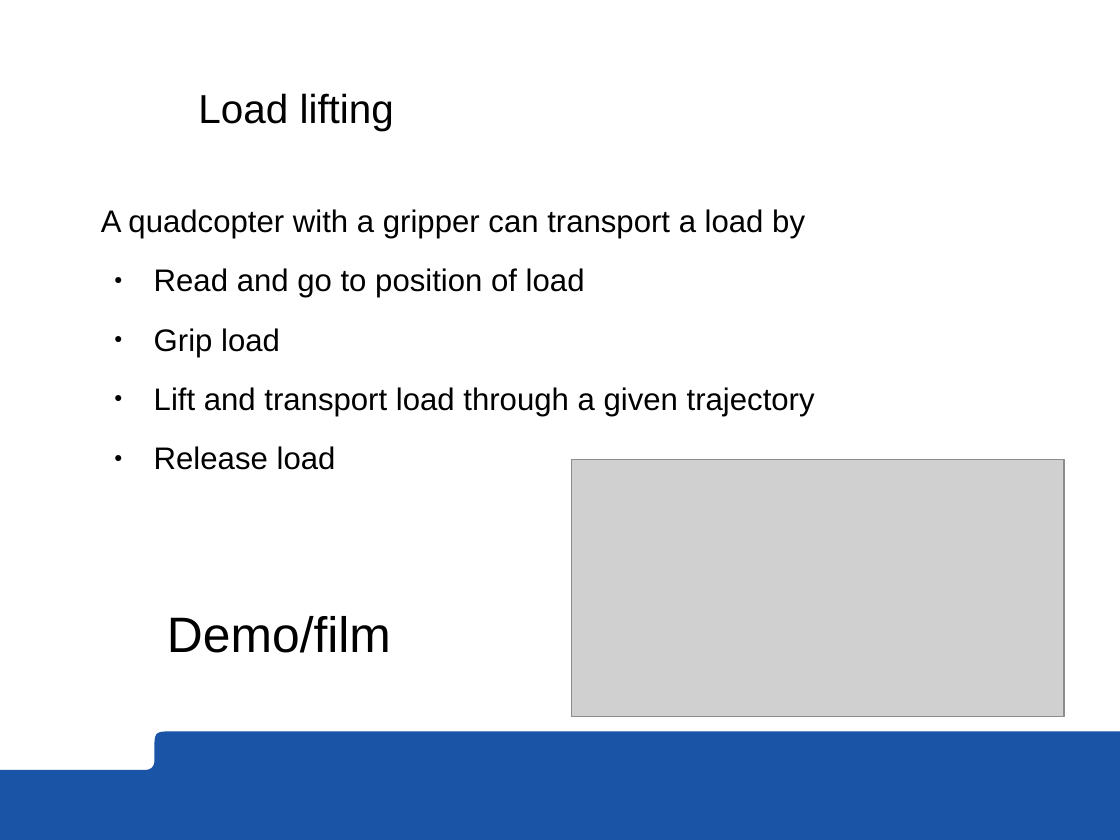
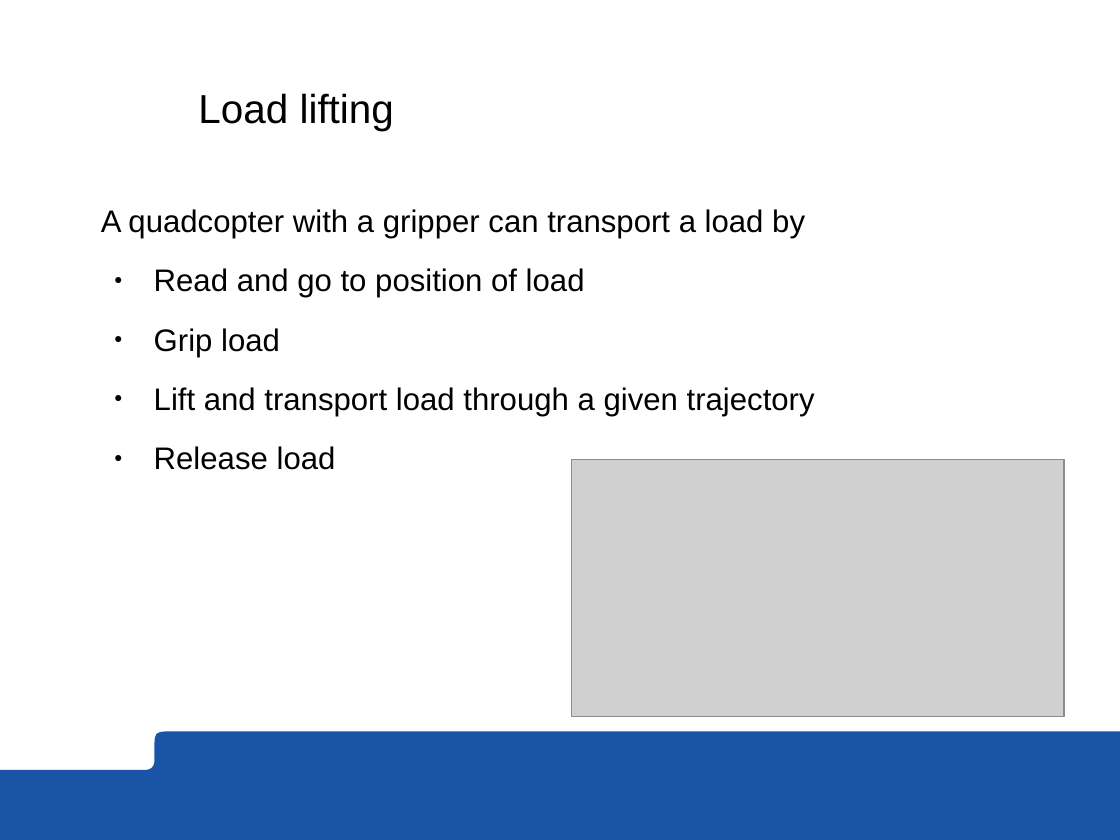
Before and after one commit to roussePaul/kampala, a slide deck: slide 16 of presentation/presentation.odp (slide 14 before the commit). Drawn at 1120x840 pixels with LibreOffice and Linux fonts; fonts in the diff are those of the drawing; grey boxes stand for pictures; background and template pictures are left out. Boxes give left, top, right and bottom in pixels: in the first picture for what was removed or moved away, otherwise in the second. Text is boxed around its words. In the diff, an @@ line names an element or a change of style, - is before the commit and + after.

```diff
--- a/presentation/presentation.odp
+++ b/presentation/presentation.odp
@@ text removed at box(167, 616, 391, 653) @@
-Demo/film
```
Also in this commit, not shown: 3 other slides changed, 3 slides added.
